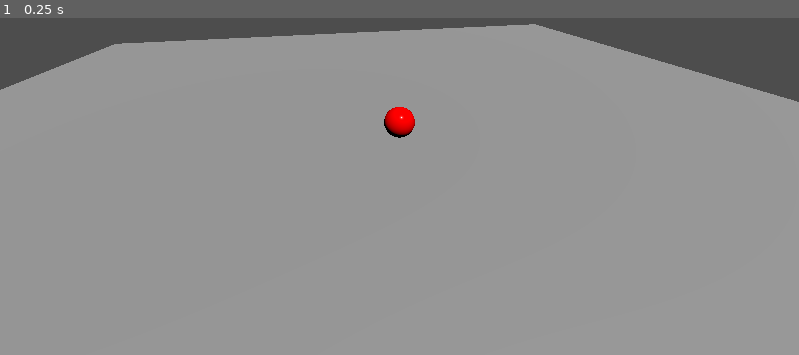
Above: before the commit, frame 1.
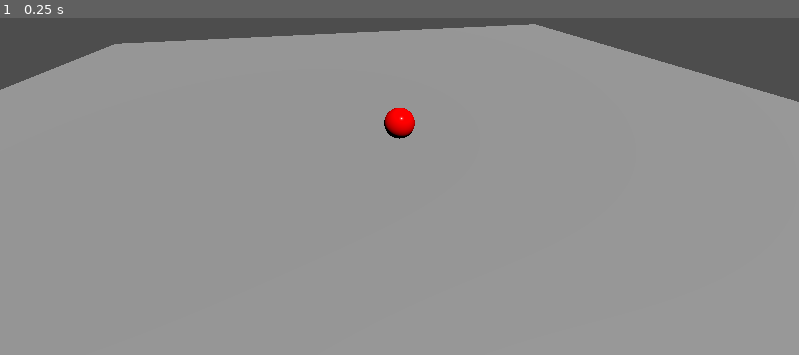
Above: after the commit, the same moment.

Repository: HoshimiyaMukuro499/AfternoonAlgebra
Game: Godot game, scene res://main.tscn
Two runs of this game, one before a commit and one after it. Both use one fixed random seed, a clock stepped at 60 frames per second and the inputs below.
Inputs:
- Up to frame 1 (0.25 s): no input

The runs differ from the first frame. In frame 1, less than 0.1% of the frame differs, in the area x 48-52%, y 26-36%.
Error before the commit: Parse Error: Used tab character for indentation instead of space as used before in the file. (res://Marble3D.gd:144)

Commit message:
fix indentation errors in Marble3D.gd, variable unused problems remain

Diff:
--- a/Afternoon_algebra/coding/Marble3D.gd
+++ b/Afternoon_algebra/coding/Marble3D.gd
@@ -142,11 +142,11 @@
 
 # 死亡时的钩子（子类可重写，如黄球触发增益、蓝球清理随从）
 func on_death() -> void:
-	is_alive = false
-	set_process(false)
-	set_physics_process(false)  # 确保死亡弹珠不再参与物理模拟
-	print("弹珠已出界/被淘汰，阵营：", camp)
-	queue_free()
+    is_alive = false
+    set_process(false)
+    set_physics_process(false)  # 确保死亡弹珠不再参与物理模拟
+    print("弹珠已出界/被淘汰，阵营：", camp)
+    queue_free()
     print("%s 死亡" % get_class())
 
 
